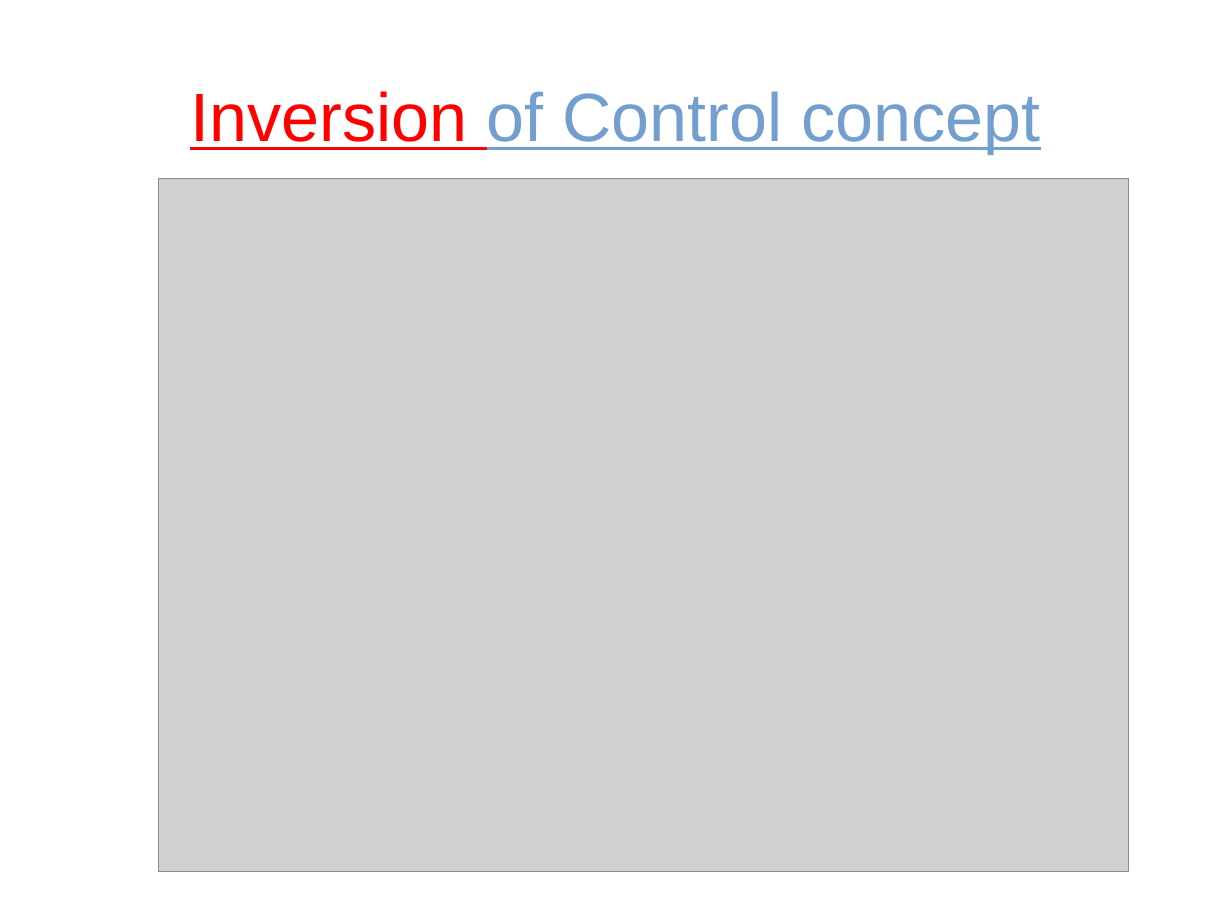
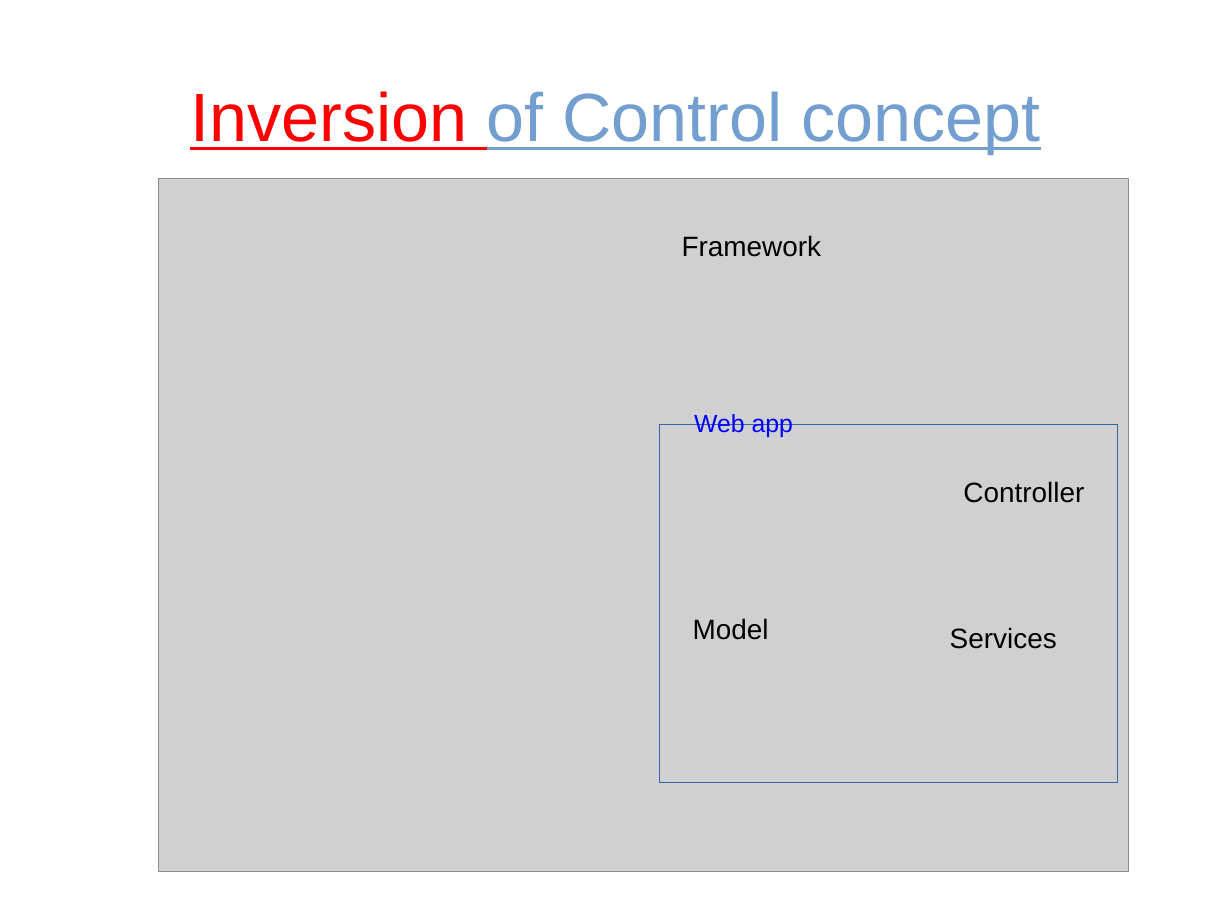
Before and after one commit to tautvilas/frameworks-lecture, a slide deck: slide 7 of doc/presentation.odp. Drawn at 1232x924 pixels with LibreOffice and Linux fonts; fonts in the diff are those of the drawing; grey boxes stand for pictures. Boxes give left, top, right and bottom in pixels: in the first picture for what was removed or moved away, otherwise in the second. Text is boxed around its words. In the diff, an @@ line names an element or a change of style, - is before the commit and + after.

Commit message:
presentation updates

```diff
--- a/doc/presentation.odp
+++ b/doc/presentation.odp
@@ text added at box(682, 235, 822, 257), 18 pt, text #000000 @@
+Framework
@@ text added at box(694, 414, 793, 437), 16 pt, text #0000FF @@
+Web app
@@ rectangle added at box(660, 425, 1118, 783), outline #3465A4 0 pt @@
@@ text added at box(963, 481, 1084, 503), 18 pt, text #000000 @@
+Controller
@@ text added at box(693, 618, 769, 640), 18 pt, text #000000 @@
+Model
@@ text added at box(950, 627, 1057, 649), 18 pt, text #000000 @@
+Services
```
Also in this commit, not shown: 4 other slides changed, 3 slides added, 2 slides removed, 3 other files.
